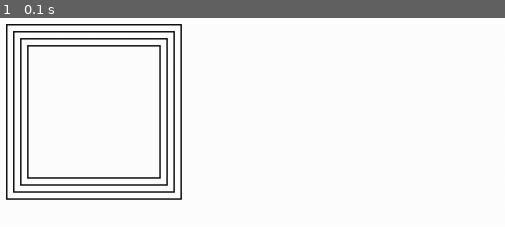
Above: before the commit, frame 1.
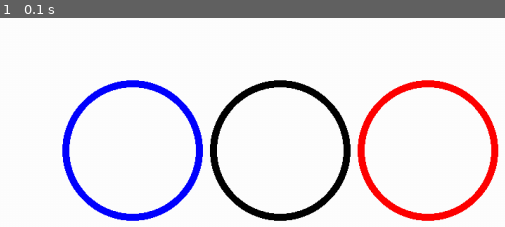
Above: after the commit, the same moment.

Repository: screenslaver4443/Pygame-school-tutorial-1
Game: pygame game, started from main.py
Two runs of this game, one before a commit and one after it. Both use one fixed random seed, a clock stepped at 60 frames per second and the inputs below.
Inputs:
- Up to frame 1 (0.1 s): no input

The runs differ from the first frame. In frame 1, 14% of the frame differs, in the area x 1-99%, y 2-98%.

Commit message:
removed rectangle, partially completedolympicrings

Diff:
--- a/main.py
+++ b/main.py
@@ -55,8 +55,14 @@
     #     pygame.draw.line(screen, RED, [(i*10), 100], (i*10+10, 100))
     #     pygame.draw.line(screen, RED, [(i*10+5), 95], (i*10+5, 105))
 
-    for i in range(0,4):
-        pygame.draw.rect(screen, BLACK, [20+(i*10), 20+(i*10), (250-(i*20)), (250-(i*20))], 2)
+    # for i in range(0,4): #Draws Rectangle
+    #     pygame.draw.rect(screen, BLACK, [20+(i*10), 20+(i*10), (250-(i*20)), (250-(i*20))], 2)
+
+    ##Olympic rings##
+    pygame.draw.ellipse(screen, BLUE, [100, 100, 200, 200], 10) #Blue Ring
+    pygame.draw.ellipse(screen, BLACK, [310, 100, 200, 200], 10) #Black Ring
+    pygame.draw.ellipse(screen, RED, [520, 100, 200, 200], 10) #Red Ring
+
     pygame.display.flip()  # Update the screen with changes
 
     clock.tick(60)  # Limit to 60 frames per second
